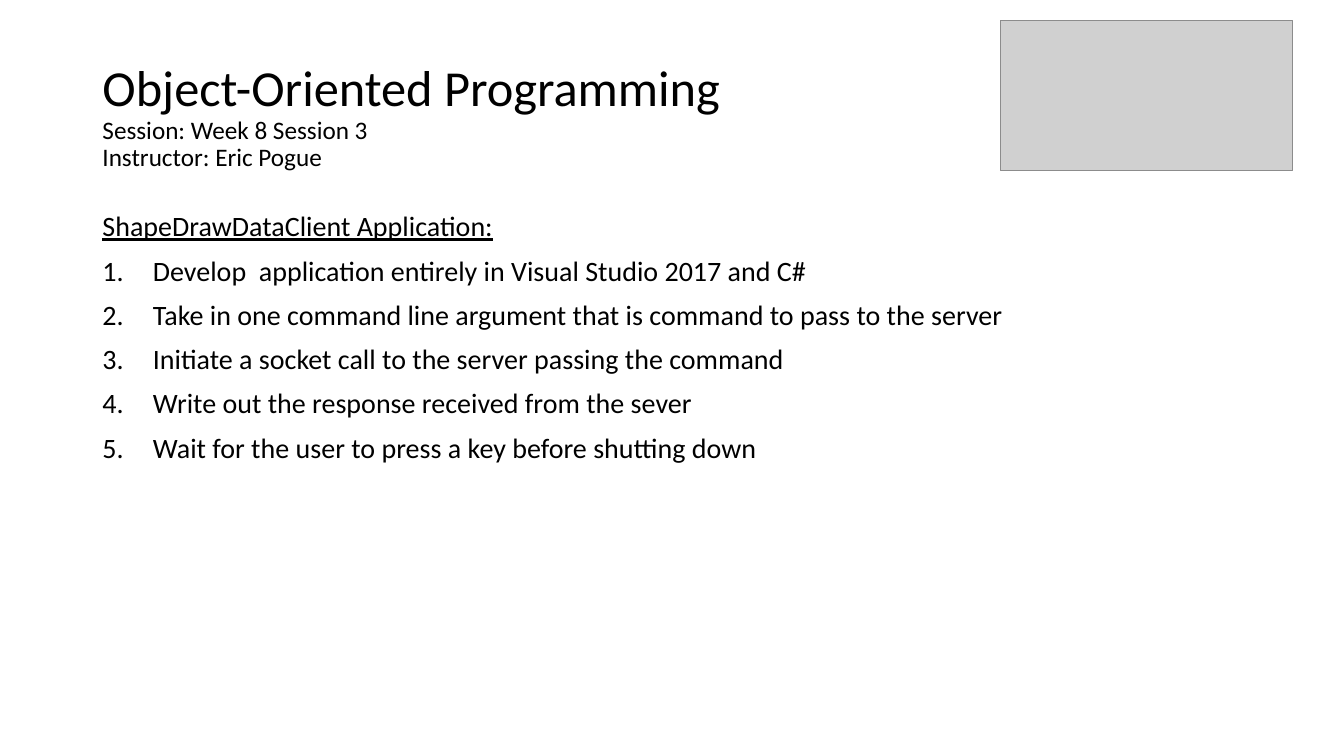
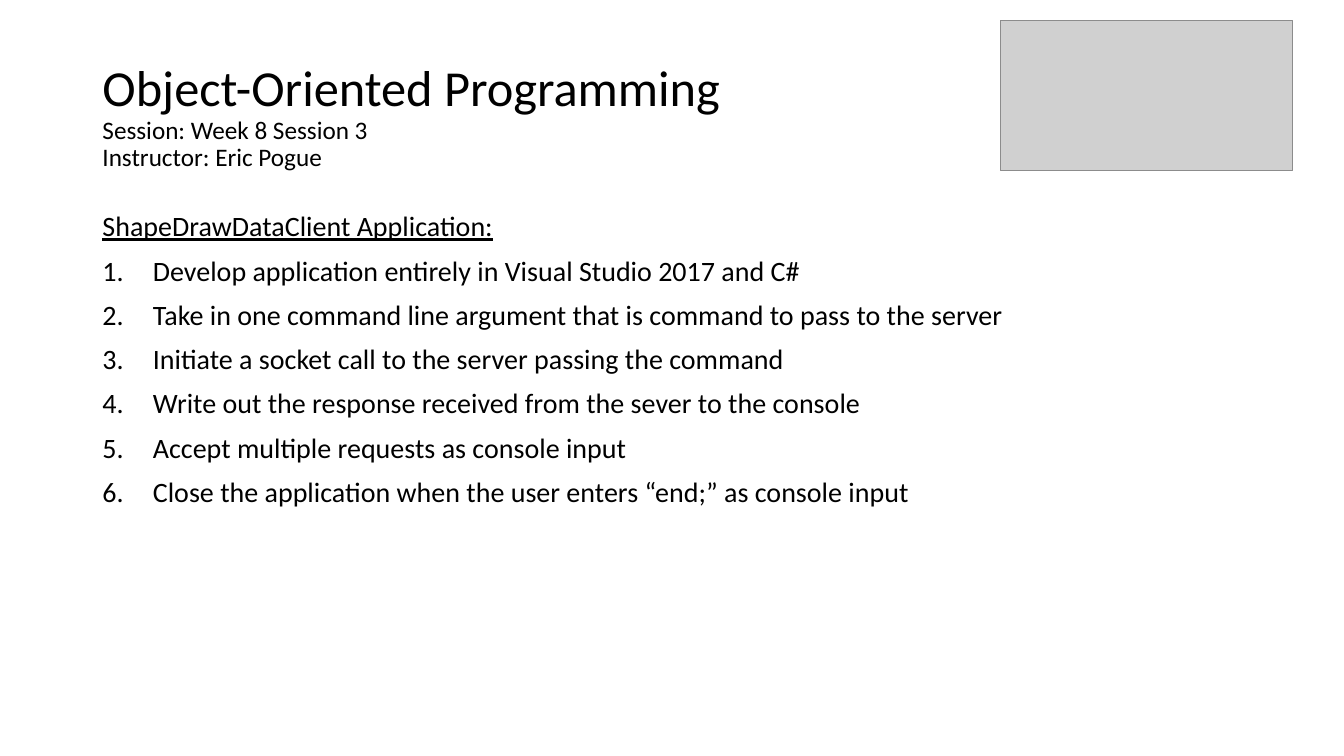
Before and after one commit to EricJPogue/www-epogue-info, a slide deck: slide 40 of CPSC-24500/Week08/2017SpringW08Slides.pptx. Drawn at 1344x756 pixels with LibreOffice and Linux fonts; fonts in the diff are those of the drawing; grey boxes stand for pictures. Boxes give left, top, right and bottom in pixels: in the first picture for what was removed or moved away, otherwise in the second. Text is boxed around its words. In the diff, an @@ line names an element or a change of style, - is before the commit and + after.

```diff
--- a/CPSC-24500/Week08/2017SpringW08Slides.pptx
+++ b/CPSC-24500/Week08/2017SpringW08Slides.pptx
@@ text at (x1=153, y1=393, x2=908, y2=507): text changed @@
-4. Write out the response received from the sever
-5. Wait for the user to press a key before shutting down
+4. Write out the response received from the sever to the console
+5. Accept multiple requests as console input
+6. Close the application when the user enters “end;” as console input
```
Also in this commit, not shown: 2 other files.
